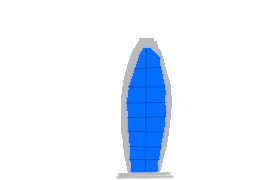
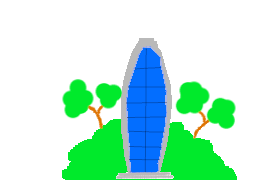
Two versions of the same layered image (w=280, h=180). Layer-by-layer changes:
painted on "building2.png" over 62, 79, 237, 180
